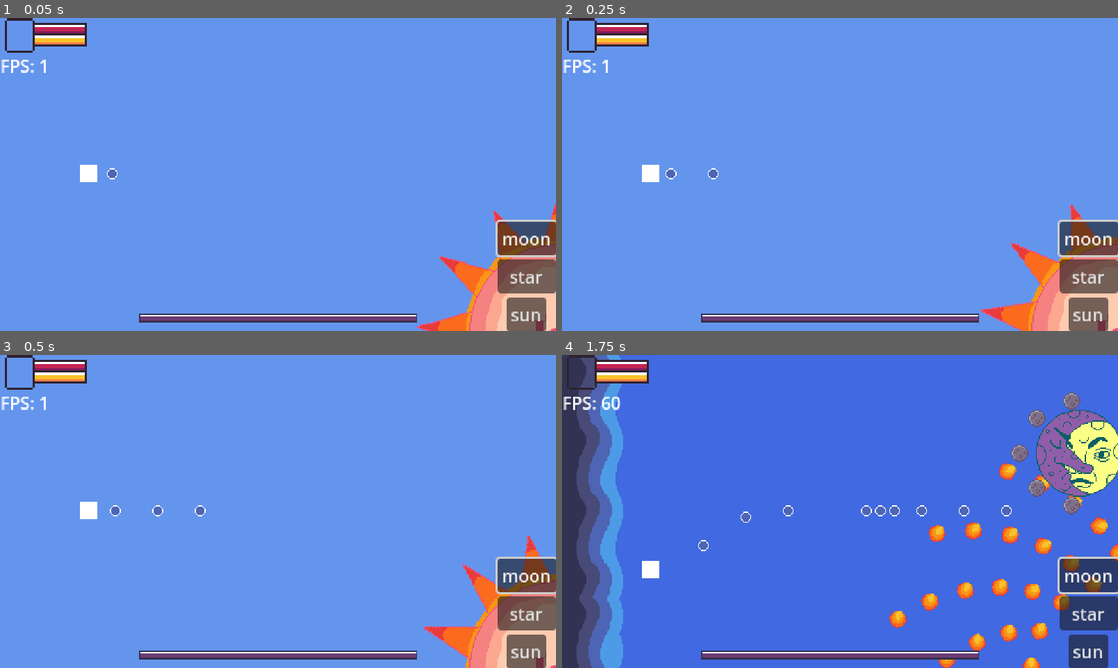
Above: before the commit, frames 1-4 (two rows, left to right).
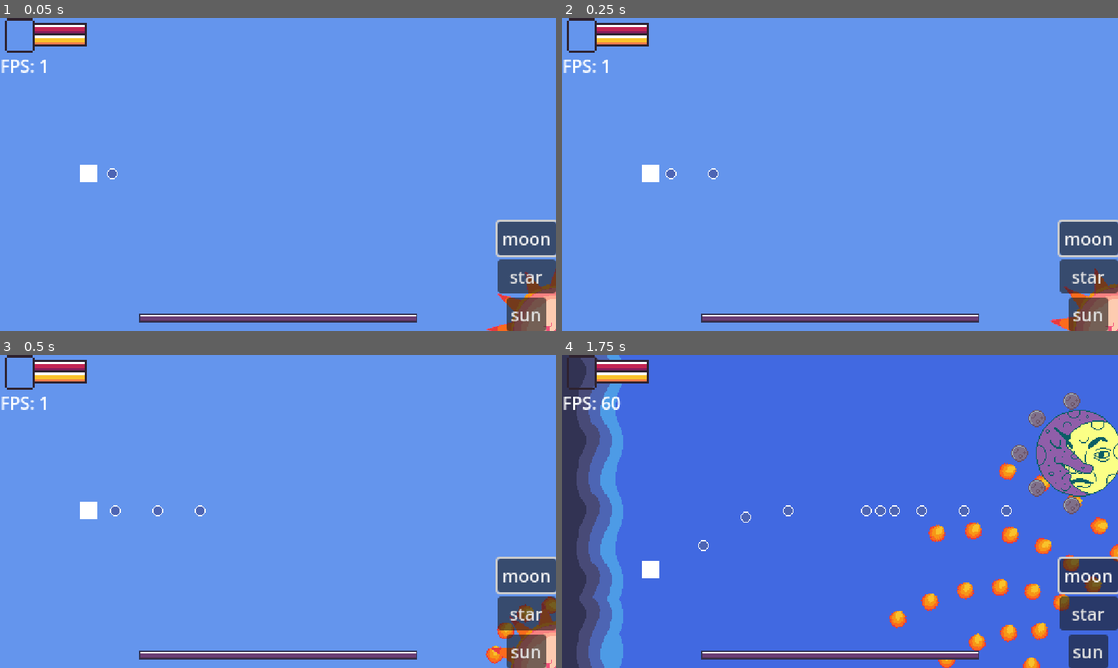
Above: after the commit, the same moments.

Repository: Amanda-Furtado/Bullet-Hell-Jam-5
Game: Godot game, scene res://Game/Worlds/TheSunLevel.tscn
Two runs of this game, one before a commit and one after it. Both use one fixed random seed, a clock stepped at 60 frames per second and the inputs below. This scene is started directly instead of the project's main scene.
Inputs (mouse positions are in pixels of both pictures, inside the frame that each line leads up to):
- Up to frame 1 (0.05 s): no input
- Up to frame 2 (0.25 s): no input
- Up to frame 3 (0.5 s): no input
- Up to frame 4 (1.75 s): tap Enter at 0.5 s; move the mouse to (962, 495) at 0.52 s; hold D (right_key) 0.53-1.28 s; click (962, 495) at 0.67 s; move the mouse to (728, 527) at 1.27 s; hold S (down_key) from 1.28 s (still down)

The runs differ from the first frame. In frame 1, 4.3% of the frame differs, in the area x 75-100%, y 59-100%; in frame 2, 4.3%; in frame 3, 4.3%; in frame 4, nothing differs.

Commit message:
the sun is shining :sunny:

Diff:
--- a/Game/Bosses/The Sun/Scripts/TheSun.gd
+++ b/Game/Bosses/The Sun/Scripts/TheSun.gd
@@ -60,6 +60,8 @@
 		)
 
 	stats.health_changed.connect(func():
+		if scale < Vector2(1.5, 1.5):
+			scale += Vector2(0.005, 0.005)
 		if on_phase2:
 			return
 		if stats.health <= og_health/2:
--- a/Game/Bosses/The Sun/TheSun.tscn
+++ b/Game/Bosses/The Sun/TheSun.tscn
@@ -46,6 +46,7 @@
 
 [node name="TheSun" type="CharacterBody2D" node_paths=PackedStringArray("barrel_origin")]
 z_index = 1
+scale = Vector2(0.5, 0.5)
 script = ExtResource("1_armbd")
 bullet = ExtResource("2_32rh5")
 bullet_count = 16
@@ -83,7 +84,7 @@
 
 [node name="Stats" type="Node" parent="."]
 script = ExtResource("4_gl2ej")
-health = 140
+health = 200
 
 [node name="Hurt" type="Node" parent="." node_paths=PackedStringArray("stats", "hurtbox")]
 script = ExtResource("5_cgnge")
